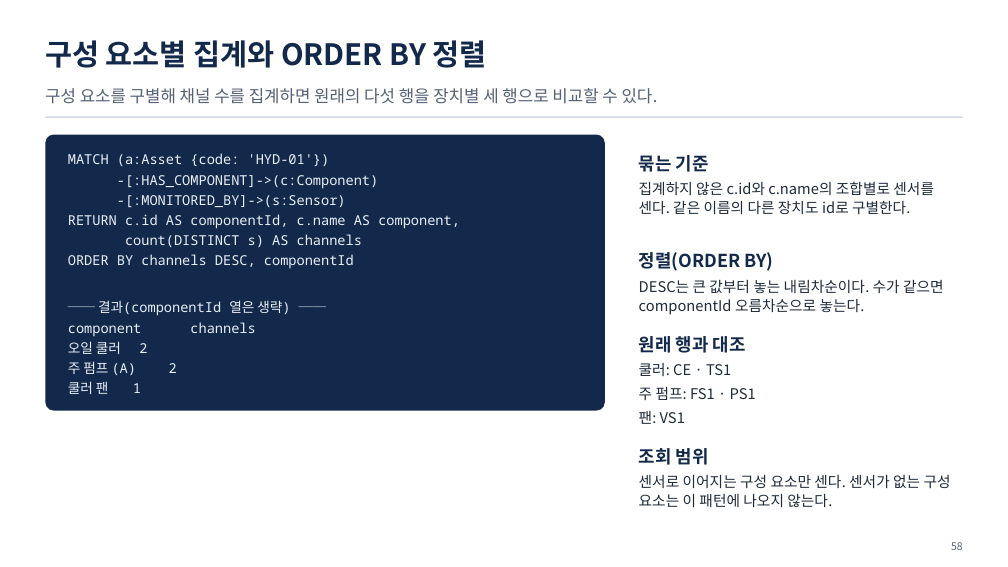
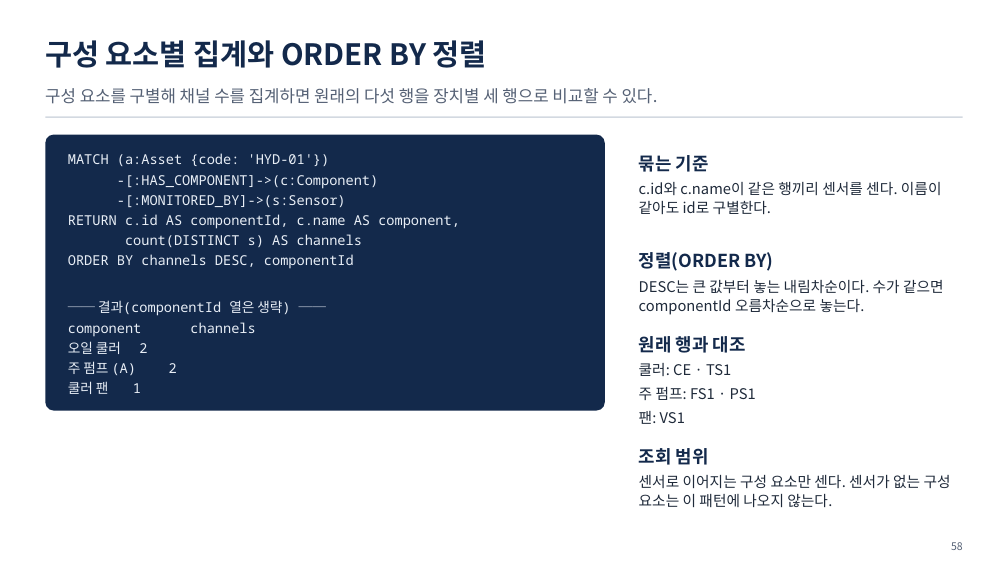
Before and after one commit to uengine-oss/hyd-iot-edu, a slide deck: slide 58 of workspace/강의제작/산출물/통합반/이론/02회차/통합반_02일차.pptx. Drawn at 1008x567 pixels with LibreOffice and Linux fonts; fonts in the diff are those of the drawing. Boxes give left, top, right and bottom in pixels: in the first picture for what was removed or moved away, otherwise in the second. Text is boxed around its words. In the diff, an @@ line names an element or a change of style, - is before the commit and + after.

```diff
--- a/workspace/강의제작/산출물/통합반/이론/02회차/통합반_02일차.pptx
+++ b/workspace/강의제작/산출물/통합반/이론/02회차/통합반_02일차.pptx
@@ text at bbox=[639, 182, 942, 214]: text changed @@
-집계하지 않은 c.id와 c.name의 조합별로 센서를 센다. 같은 이름의 다른 장치도 id로 구별한다.
+c.id와 c.name이 같은 행끼리 센서를 센다. 이름이 같아도 id로 구별한다.
```
Also in this commit, not shown: 7 other slides changed, 11 other files.
